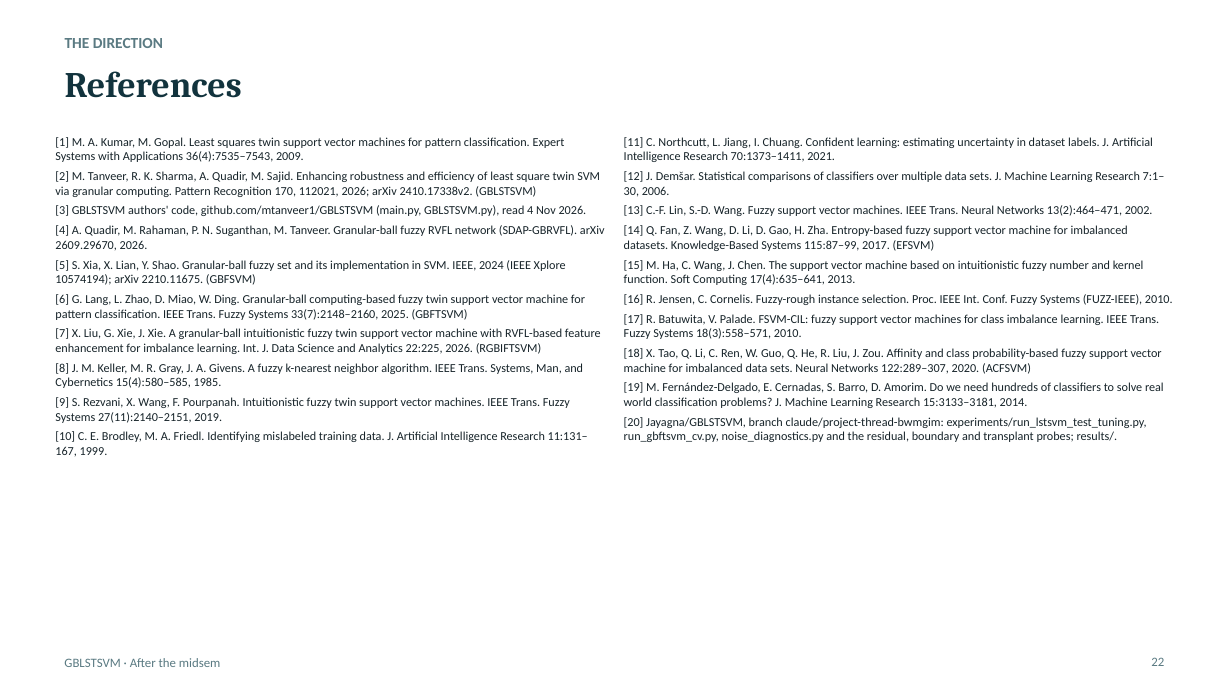
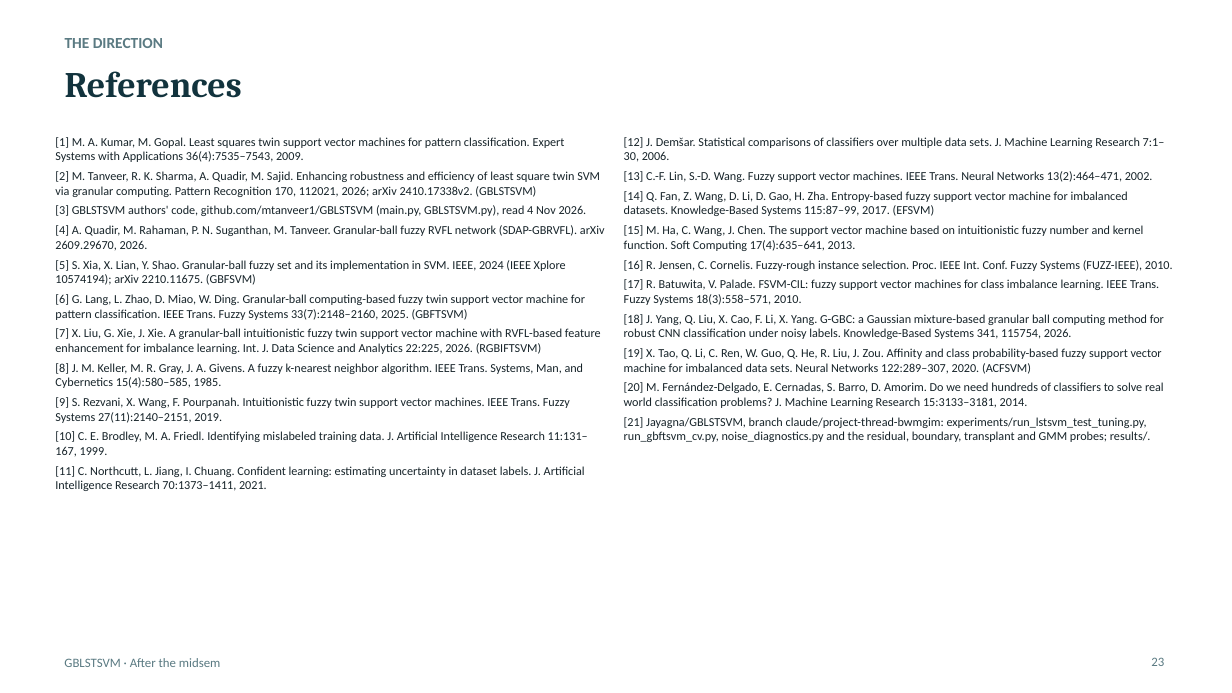
Before and after one commit to Jayagna/GBLSTSVM, a slide deck: slide 23 of reports/post_midsem/post_midsem.pptx (slide 22 before the commit). Drawn at 1232x693 pixels with LibreOffice and Linux fonts; fonts in the diff are those of the drawing. Boxes give left, top, right and bottom in pixels: in the first picture for what was removed or moved away, otherwise in the second. Text is boxed around its words. In the diff, an @@ line names an element or a change of style, - is before the commit and + after.

```diff
--- a/reports/post_midsem/post_midsem.pptx
+++ b/reports/post_midsem/post_midsem.pptx
@@ text at <box>624,137,1153,162</box>: paragraph removed @@
-[11] C. Northcutt, L. Jiang, I. Chuang. Confident learning: estimating uncertainty in dataset labels. J. Artificial Intelligence Research 70:1373–1411, 2021.
@@ text at <box>624,314,1164,442</box>: text changed @@
-[18] X. Tao, Q. Li, C. Ren, W. Guo, Q. He, R. Liu, J. Zou. Affinity and class probability-based fuzzy support vector machine for imbalanced data sets. Neural Networks 122:289–307, 2020. (ACFSVM)
-[19] M. Fernández-Delgado, E. Cernadas, S. Barro, D. Amorim. Do we need hundreds of classifiers to solve real world classification problems? J. Machine Learning Research 15:3133–3181, 2014.
-[20] Jayagna/GBLSTSVM, branch claude/project-thread-bwmgim: experiments/run_lstsvm_test_tuning.py, run_gbftsvm_cv.py, noise_diagnostics.py and the residual, boundary and transplant probes; results/.
+[18] J. Yang, Q. Liu, X. Cao, F. Li, X. Yang. G-GBC: a Gaussian mixture-based granular ball computing method for robust CNN classification under noisy labels. Knowledge-Based Systems 341, 115754, 2026.
+[19] X. Tao, Q. Li, C. Ren, W. Guo, Q. He, R. Liu, J. Zou. Affinity and class probability-based fuzzy support vector machine for imbalanced data sets. Neural Networks 122:289–307, 2020. (ACFSVM)
+[20] M. Fernández-Delgado, E. Cernadas, S. Barro, D. Amorim. Do we need hundreds of classifiers to solve real world classification problems? J. Machine Learning Research 15:3133–3181, 2014.
+[21] Jayagna/GBLSTSVM, branch claude/project-thread-bwmgim: experiments/run_lstsvm_test_tuning.py, run_gbftsvm_cv.py, noise_diagnostics.py and the residual, boundary, transplant and GMM probes; results/.
@@ text at <box>55,466,585,491</box>: paragraph added @@
+[11] C. Northcutt, L. Jiang, I. Chuang. Confident learning: estimating uncertainty in dataset labels. J. Artificial Intelligence Research 70:1373–1411, 2021.
@@ page number at <box>1151,657,1164,666</box>: text changed @@
-22
+23
```
Also in this commit, not shown: 5 other slides changed, 1 slide added, 6 other files.
